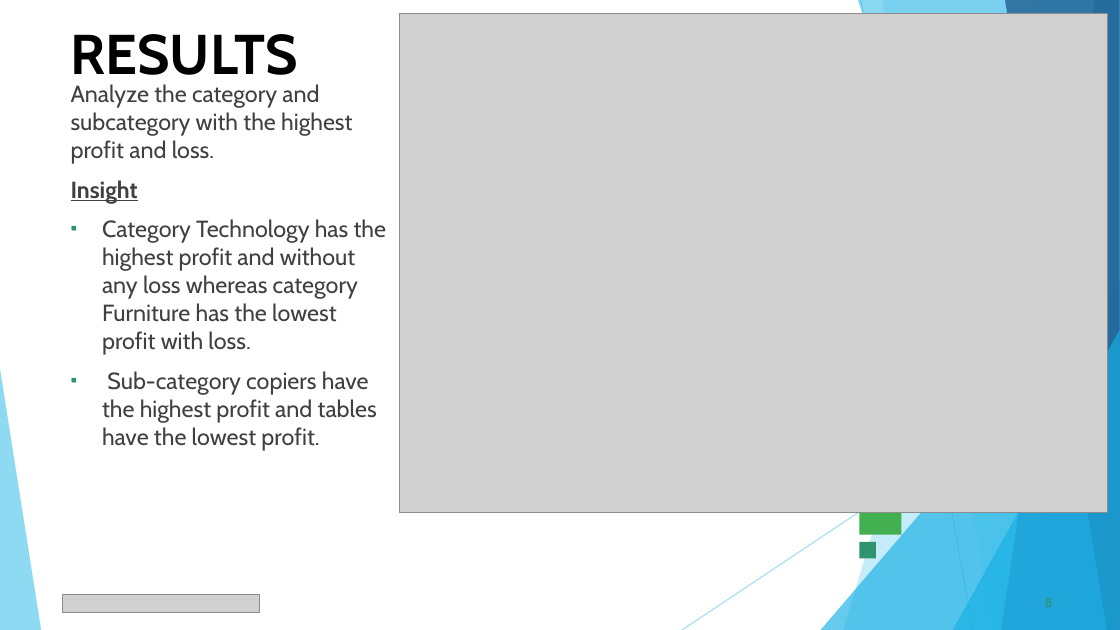
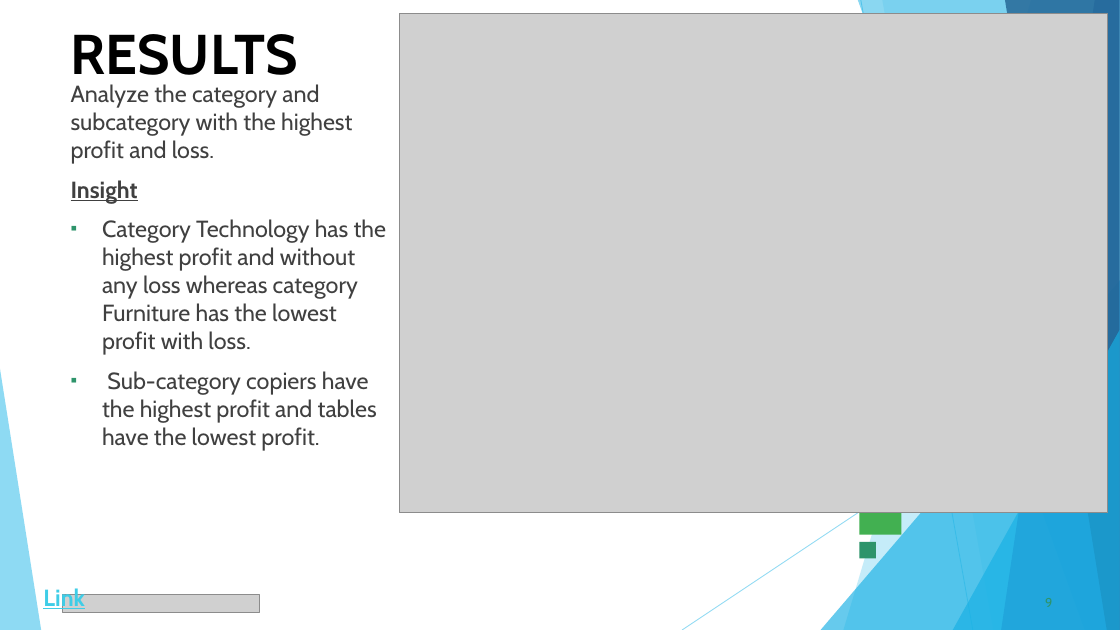
Before and after one commit to ukantjadia/Retail-Data-Analysis, a slide deck: slide 9 of retail-data-analysis.pptx (slide 8 before the commit). Drawn at 1120x630 pixels with LibreOffice and Linux fonts; fonts in the diff are those of the drawing; grey boxes stand for pictures. Boxes give left, top, right and bottom in pixels: in the first picture for what was removed or moved away, otherwise in the second. Text is boxed around its words. In the diff, an @@ line names an element or a change of style, - is before the commit and + after.

```diff
--- a/retail-data-analysis.pptx
+++ b/retail-data-analysis.pptx
@@ text added at [43, 586, 84, 612], 20 pt, text #3FCDE7, bold, underline @@
+Link
@@ text added at [69, 596, 127, 609], 11 pt, text #2E83C3 @@
+3/3/2024
@@ page number at [1045, 598, 1052, 607]: text changed @@
-8
+9
```
Also in this commit, not shown: 4 other slides changed, 1 slide added, 1 other file.
